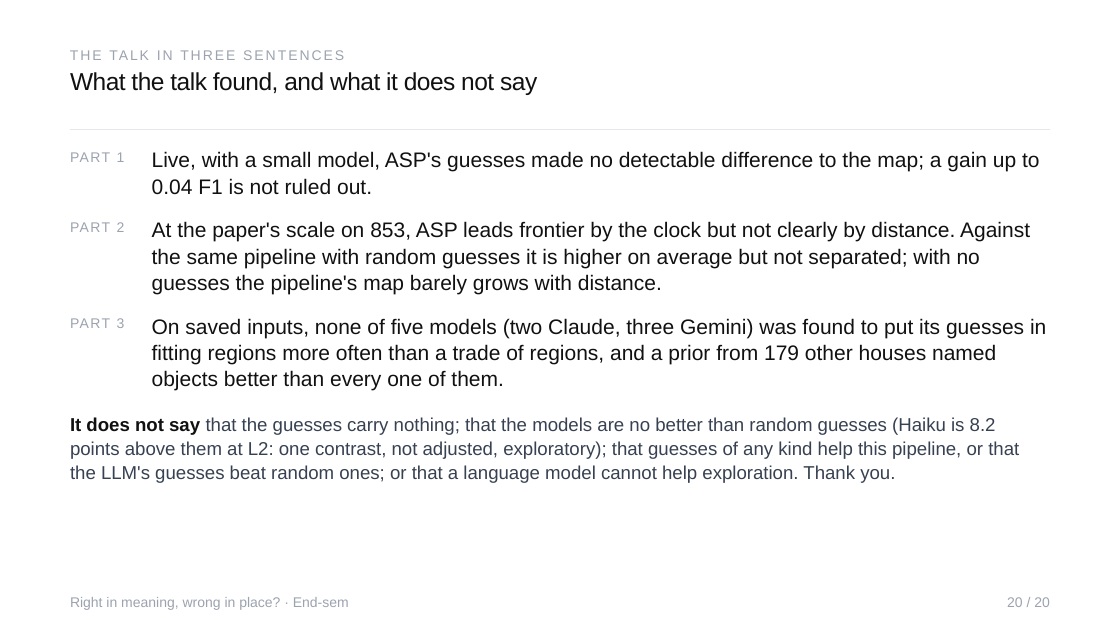
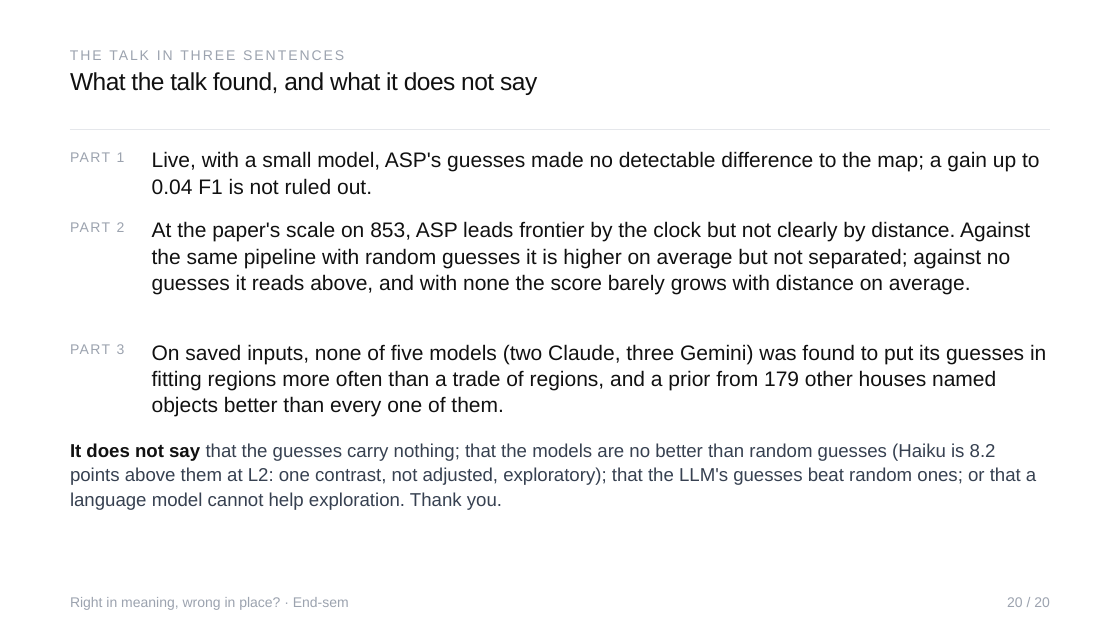
Before and after one commit to Sher110106/validity-aware-active-semantic-exploration, a slide deck: slide 20 of docs/endsem_2026-11/ASP_Endsem.pptx. Drawn at 1120x630 pixels with LibreOffice and Linux fonts; fonts in the diff are those of the drawing. Boxes give left, top, right and bottom in pixels: in the first picture for what was removed or moved away, otherwise in the second. Text is boxed around its words. In the diff, an @@ line names an element or a change of style, - is before the commit and + after.

```diff
--- a/docs/endsem_2026-11/ASP_Endsem.pptx
+++ b/docs/endsem_2026-11/ASP_Endsem.pptx
@@ text at box(152, 221, 1030, 294): text changed @@
-At the paper's scale on 853, ASP leads frontier by the clock but not clearly by distance. Against the same pipeline with random guesses it is higher on average but not separated; with no guesses the pipeline's map barely grows with distance.
+At the paper's scale on 853, ASP leads frontier by the clock but not clearly by distance. Against the same pipeline with random guesses it is higher on average but not separated; against no guesses it reads above, and with none the score barely grows with distance on average.
@@ text "PART 3": place and size @@
-text "PART 3" at box(117, 318, 125, 328)
+text "PART 3" at box(117, 344, 125, 354)
@@ text "On saved inputs, none of ...": place and size @@
-text "On saved inputs, none of ..." at box(152, 318, 1046, 391)
+text "On saved inputs, none of ..." at box(152, 344, 1046, 417)
@@ text at box(70, 443, 1036, 510): text changed @@
-It does not say that the guesses carry nothing; that the models are no better than random guesses (Haiku is 8.2 points above them at L2: one contrast, not adjusted, exploratory); that guesses of any kind help this pipeline, or that the LLM's guesses beat random ones; or that a language model cannot help exploration. Thank you.
+It does not say that the guesses carry nothing; that the models are no better than random guesses (Haiku is 8.2 points above them at L2: one contrast, not adjusted, exploratory); that the LLM's guesses beat random ones; or that a language model cannot help exploration. Thank you.
```
Also in this commit, not shown: 5 other slides changed, 8 other files.
